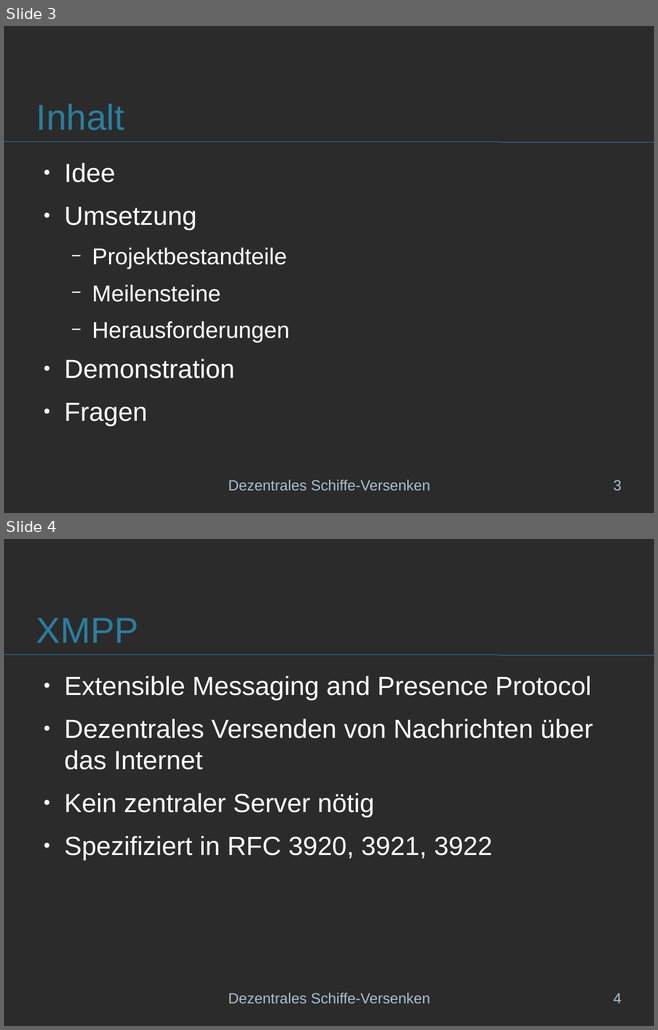
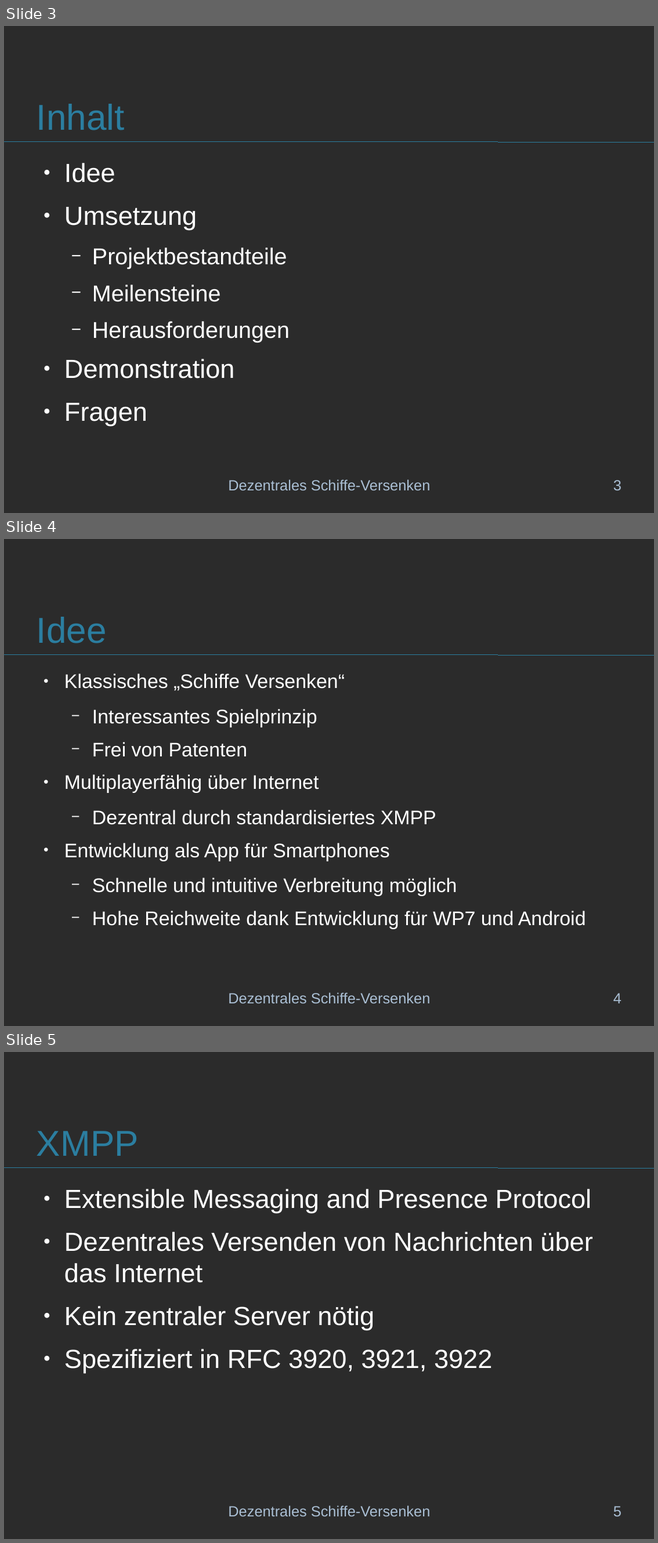
Before and after one commit to schiffchen/documentation, a slide deck: Praesentation/Projektpraesentation.odp. Shown one above the other, each under a label of ours: slides 3 and 4 before the commit, slides 3, 4 and 5 after it. The pictures are 658x1030 and 658x1543 pixels, drawn with LibreOffice and Linux fonts; fonts in the diff are those of the drawing; background and template pictures are left out; a plain dark background stands for a picture behind light text. Boxes give left, top, right and bottom in pixels: in the first picture for what was removed or moved away, otherwise in the second. Text is boxed around its words. In the diff, an @@ line names an element or a change of style, - is before the commit and + after.

```diff
--- a/Praesentation/Projektpraesentation.odp
+++ b/Praesentation/Projektpraesentation.odp
@@ slide 4 added at box(4, 539, 654, 1026), background picture (left out) @@
@@ title added at box(36, 617, 107, 643), 44 pt, text #2B7EA0 @@
+Idee
@@ line added from (4, 655) to (654, 655), #2B7EA0 0 pt @@
@@ text added at box(64, 674, 586, 929), 24 pt, text #FFFFFF @@
+● Klassisches „Schiffe Versenken“
+  − Interessantes Spielprinzip
+  − Frei von Patenten
+● Multiplayerfähig über Internet
+  − Dezentral durch standardisiertes XMPP
+● Entwicklung als App für Smartphones
+  − Schnelle und intuitive Verbreitung möglich
+  − Hohe Reichweite dank Entwicklung für WP7 und Android
@@ text added at box(228, 993, 430, 1004), 18 pt, text #AABFD4 @@
+Dezentrales Schiffe-Versenken
@@ page number added at box(613, 993, 621, 1004), 18 pt, text #AABFD4 @@
+4
@@ what was slide 4 is now slide 5 @@
@@ page number at box(613, 1506, 621, 1517): text changed @@
-4
+5
```
Also in this commit, not shown: 1 slide changed, 1 other file.
